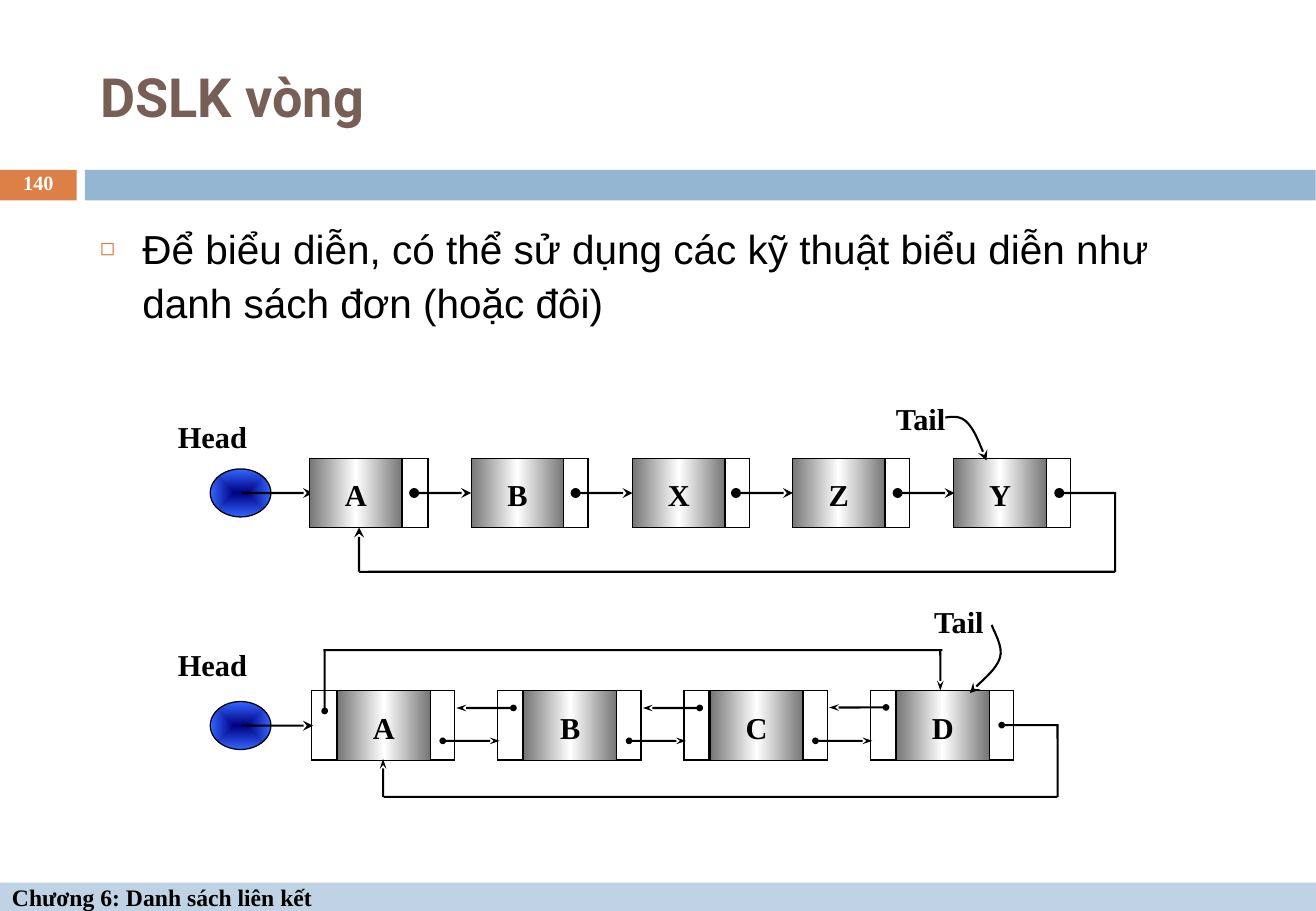
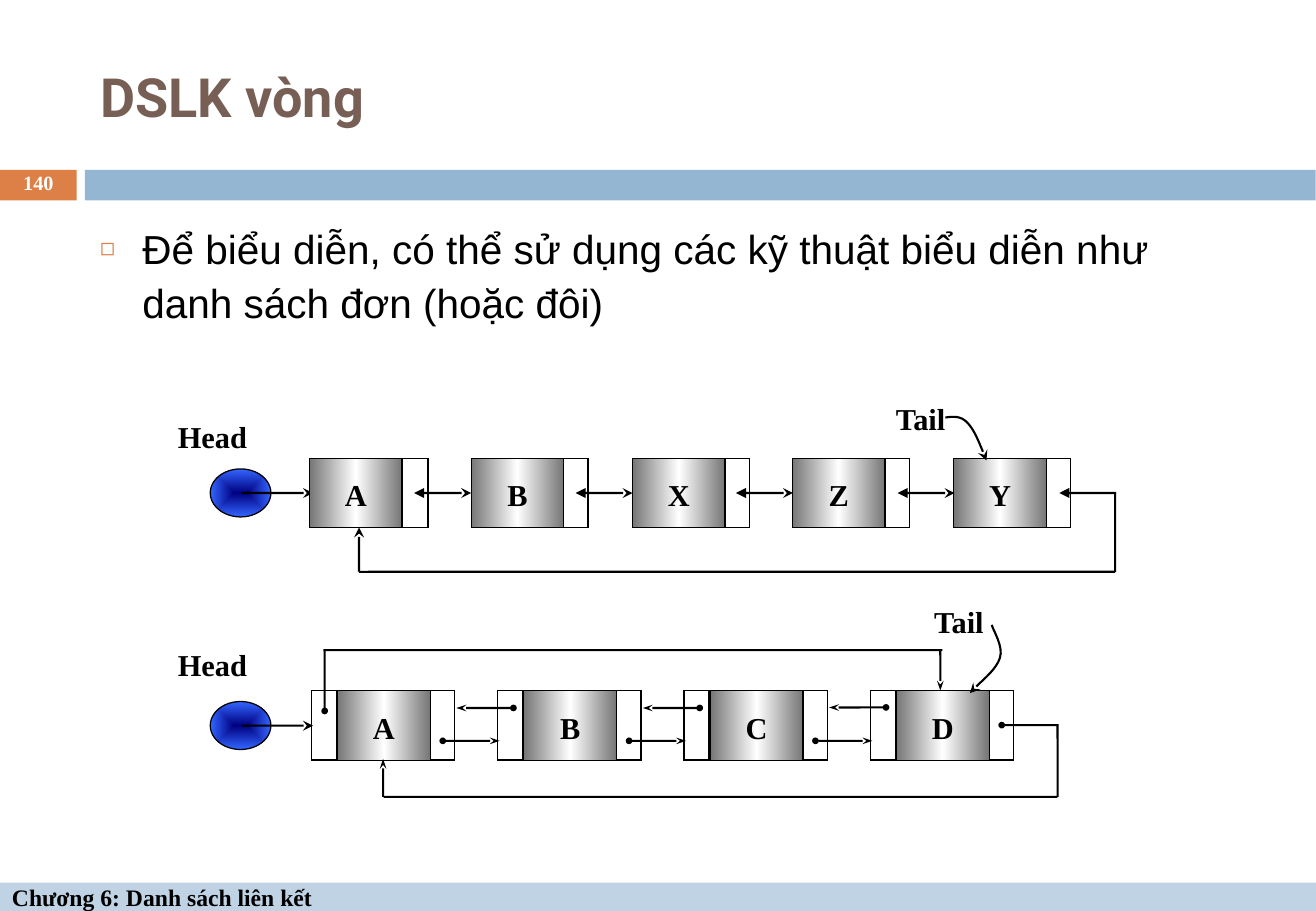
Before and after one commit to tontide1/DSA, a slide deck: slide 140 of Doc/Tài liệu main/C3_DanhSachLienKet.ppt. Drawn at 1316x911 pixels with LibreOffice and Linux fonts; fonts in the diff are those of the drawing. Boxes give left, top, right and bottom in pixels: in the first picture for what was removed or moved away, otherwise in the second. Text is boxed around its words. In the diff, an @@ line names an element or a change of style, - is before the commit and + after.

```diff
--- a/Doc/Tài liệu main/C3_DanhSachLienKet.ppt
+++ b/Doc/Tài liệu main/C3_DanhSachLienKet.ppt
@@ double arrow (414, 493) - (471, 493): arrowheads changed @@
@@ double arrow (575, 493) - (633, 493): arrowheads changed @@
@@ double arrow (736, 493) - (793, 493): arrowheads changed @@
@@ double arrow (897, 493) - (954, 493): arrowheads changed @@
@@ arrow (1059, 493) - (1116, 493): arrowheads changed @@
```
Also in this commit, not shown: 16 other slides changed, 59 other files.
